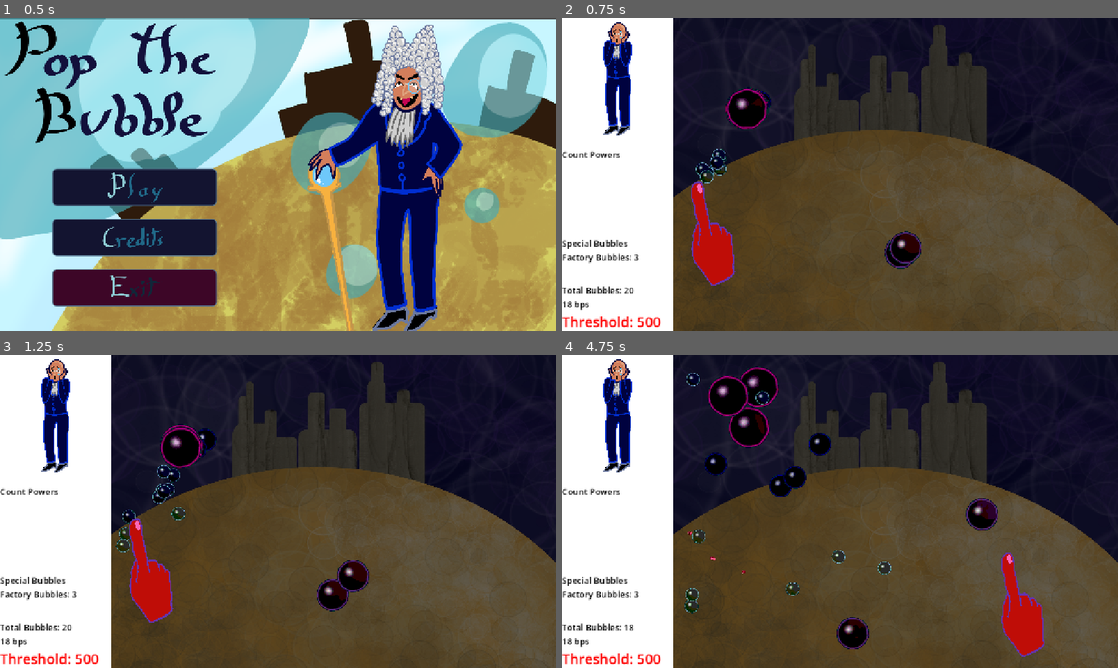
Above: before the commit, frames 1-4 (two rows, left to right).
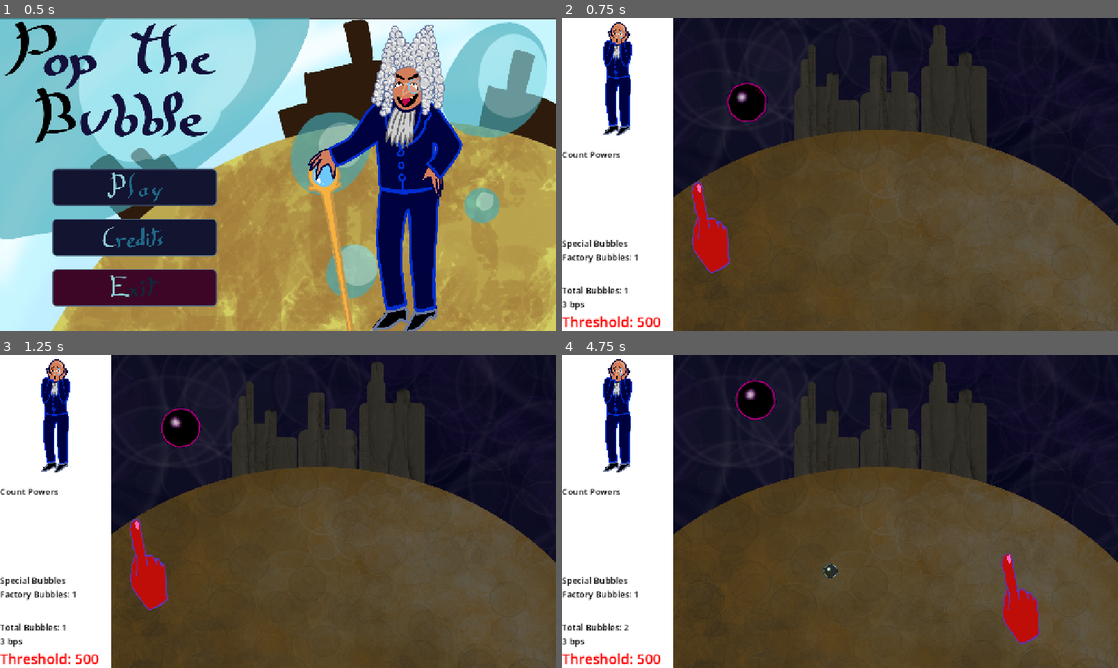
Above: after the commit, the same moments.

Repository: Isaac-SOL/Pop-the-Bubble
Game: Godot game, scene res://scenes/level/main_menu.tscn
The game is run twice, just before and just after one commit, with the same random seed, the same clock (stepped at 60 frames per second) and the same inputs.
Inputs (mouse positions are in pixels of both pictures, inside the frame that each line leads up to):
- Up to frame 1 (0.5 s): no input
- Up to frame 2 (0.75 s): click (695, 187) at 0.5 s
- Up to frame 3 (1.25 s): no input
- Up to frame 4 (4.75 s): move the mouse to (962, 495) at 1.27 s; press the mouse at (962, 495) at 1.28 s; release the mouse at (962, 495) at 2 s; drag from (728, 527) to (606, 511) at 2.02 s; move the mouse to (895, 442) at 2.77 s; press the mouse at (895, 442) at 2.78 s; release the mouse at (895, 442) at 3.5 s; drag from (812, 574) to (712, 539) at 3.52 s; move the mouse to (1006, 558) at 4.27 s; press the mouse at (1006, 558) at 4.28 s

Frame 1 is identical in both runs. In frame 2, 2.2% of the frame differs, in the area x 0-65%, y 20-94%; in frame 3, 3.4%; in frame 4, 5.1%, in the area x 0-87%, y 3-97%.

Commit message:
Bubbles start fast then decelerate

Diff:
--- a/scenes/objects/bubbles/bubble_corps.tscn
+++ b/scenes/objects/bubbles/bubble_corps.tscn
@@ -24,6 +24,7 @@
 texture = ExtResource("2_qqrca")
 
 [node name="VisibleOnScreenNotifier2D" type="VisibleOnScreenNotifier2D" parent="." unique_id=464743157]
+rect = Rect2(-17, -17, 34, 34)
 
 [node name="AudioStreamPlayer2D_BubbleUp" type="AudioStreamPlayer2D" parent="." unique_id=2120734624]
 stream = ExtResource("3_blb5n")
--- a/scripts/autoloads/PowerManager.gd
+++ b/scripts/autoloads/PowerManager.gd
@@ -82,5 +82,6 @@
 			label.text = power
 
 func activate_random_power():
-	var rand_power : int = randi_range(0,phase_powers.size()-1)
-	activate_power(phase_powers[rand_power])
+	if phase_powers.size() > 0:
+		var rand_power : int = randi_range(0,phase_powers.size()-1)
+		activate_power(phase_powers[rand_power])
--- a/scripts/count/dialogue.gd
+++ b/scripts/count/dialogue.gd
@@ -21,6 +21,7 @@
 	duration_passed = -1
 	fadeout_time = DEFAULT_FADEOUT_TIME
 
+@warning_ignore("shadowed_variable")
 func set_dialogue(text: String, fadeout_time: float = DEFAULT_FADEOUT_TIME) -> void:
 	self.fadeout_time = fadeout_time
 	duration_passed = 0
--- a/scripts/level/main.gd
+++ b/scripts/level/main.gd
@@ -10,7 +10,6 @@
 
 
 @onready var background: Sprite2D = %background
-@onready var area_2d_border: Area2D = $Area2D_border
 @onready var label_threshold: Label = %LabelThreshold
 @onready var player_hand: Area2D = $player_hand
 @onready var powers_container: VBoxContainer = %powers_container
@@ -43,6 +42,7 @@
 		bubble.popped.connect(_on_bubble_popped, ConnectFlags.CONNECT_APPEND_SOURCE_OBJECT)
 		bubble.spawn.connect(_on_bubble_spawn, ConnectFlags.CONNECT_APPEND_SOURCE_OBJECT)
 		Global.all_bubbles.append(bubble)
+		bubble.on_spawn()
 		check_lose()
 
 func update_bubble_count()-> void:
@@ -64,13 +64,13 @@
 func set_count_phase(phase: int)-> void:
 	match phase:
 		0:
-			PowerManager.phase_powers = [PowerManager.BUBBLE_SPECULATIVE, PowerManager.BUBBLE_METAVERSE, PowerManager.BUBBLE_STONK, PowerManager.BUBBLE_FACTORY, PowerManager.BUBBLE_STORM, PowerManager.BUBBLE_GPT]
+			PowerManager.phase_powers = []
 			count.animated_sprite_2d.sprite_frames = count.COUNT_SURPRIS_FRAMES
 			background.texture = PLANETE_BUBBLE_SECHE_USINE
-			spawn_bubble(Util.rand_in_rectangle(spawn_rect), 0, 10)
-			spawn_bubble(Util.rand_in_rectangle(spawn_rect), 1, 5)
-			spawn_bubble(Util.rand_in_rectangle(spawn_rect), 2, 2)
-			spawn_bubble(Util.rand_in_rectangle(spawn_rect), 3, 3, BUBBLE_SPAWNER)
+			spawn_bubble(Util.rand_in_rectangle(spawn_rect), 0, 0)
+			spawn_bubble(Util.rand_in_rectangle(spawn_rect), 1, 0)
+			spawn_bubble(Util.rand_in_rectangle(spawn_rect), 2, 0)
+			spawn_bubble(Util.rand_in_rectangle(spawn_rect), 3, 1, BUBBLE_SPAWNER)
 		1:
 			PowerManager.phase_powers = [PowerManager.BUBBLE_FACTORY, PowerManager.BUBBLE_STORM, PowerManager.BUBBLE_GPT]
 			count.animated_sprite_2d.sprite_frames = count.COUNT_ENERVE_FRAMES
--- a/scripts/objects/bubbles/bubble.gd
+++ b/scripts/objects/bubbles/bubble.gd
@@ -13,10 +13,12 @@
 
 @export var bubble_level: int = 0
 @export var bubble_color: Color = Color.WHITE
+@export var speed_mult_at_start = 6.0
 
 var shader_material : ShaderMaterial
 var speed : float
 var velocity: Vector2
+var speed_start_mult: float = 1.0
 var stonk_count: int = 0
 var is_stonk: bool = false
 var is_speculative: bool = false
@@ -49,7 +51,7 @@
 
 
 func _physics_process(delta: float) -> void:
-	position += velocity * speed * PowerManager.bubble_speed_mult * delta
+	position += velocity * speed * speed_start_mult * PowerManager.bubble_speed_mult * delta
 	if is_speculative:
 		scale += Vector2(delta,delta)
 
@@ -98,3 +100,8 @@
 	if is_stonk:
 		Global.stonk_bubble_count -= 1
 	popped.emit(true)
+
+func on_spawn():
+	speed_start_mult = speed_mult_at_start
+	var speed_tween := create_tween().set_trans(Tween.TRANS_QUAD).set_ease(Tween.EASE_OUT)
+	speed_tween.tween_property(self, "speed_start_mult", 1.0, 2.0)
--- a/scripts/ui/ui_player.gd
+++ b/scripts/ui/ui_player.gd
@@ -3,7 +3,6 @@
 
 @onready var label_bubbles_factory: Label = %LabelBubblesFactory
 @onready var label_bubbles_stonk: Label = %LabelBubblesStonk
-@onready var label_nuggets: Label = %LabelNuggets
 @onready var label_bubbles: Label = %LabelBubbles
 @onready var label_bubbles_speculative: Label = %LabelBubblesSpeculative
 
